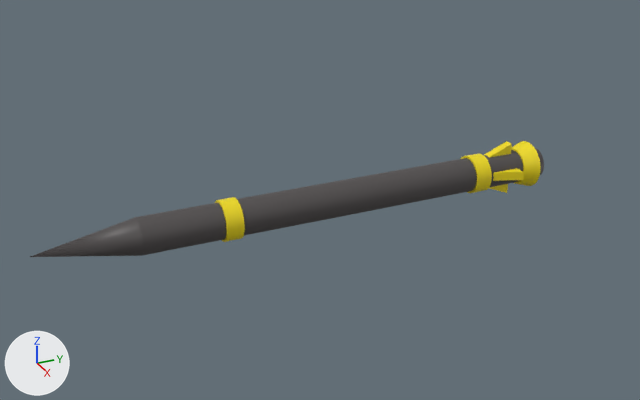
What one commit did to the OBJ model project/resources/3dModels/missile/missile.obj.
Both versions are drawn from a 50 mm camera at (3.69, -1.88, 1.86) aimed at (-0.07, -0.18, -0.02). Every picture has the same lights, and +X, +Y and +Z are marked at lower left. The older version comes first. Where no turn or scale is listed for an object, it has been applied to the vertices.

Script lines for the objects in view, before the commit:
```python
me_円柱_006 = bpy.data.meshes.new('円柱.006')
me_円柱_006.from_pydata(...)  # 377 vertices, 714 faces; spans x -0.15..0.15, y -1.63..1.09, z -0.15..0.14
# faces by material slot: [404, 310]
me_円柱_006.materials.append(mat_マテリアル_001)  # picture img_yellow_png
me_円柱_006.materials.append(mat_マテリアル)  # picture img_gray_png
ob_円柱_006 = bpy.data.objects.new('円柱.006', me_円柱_006)
ob_円柱_006.location = (0.0, 0.0, 0.0)
```
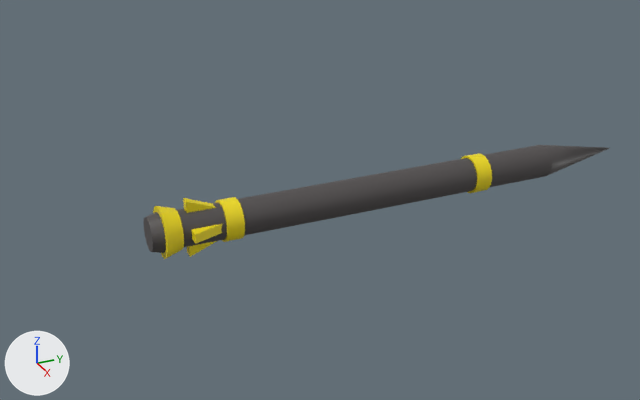
Boxes [x1, y1, x2, y2] around the edits, measured in the pictures (640 x 400 px; the box of a moved part takes in the faces that stretch with it):
'円柱.006', reshaped (10% narrower): before [30, 141, 544, 257]; after [144, 145, 609, 259]
part 1 of me_円柱_006, moved or reshaped (not visible before): after [191, 224, 223, 244]
part 2 of me_円柱_006, moved or reshaped: before [484, 141, 512, 158]; after [183, 198, 217, 213]
part 3 of me_円柱_006, moved or reshaped: before [511, 141, 541, 186]; after [153, 206, 184, 259]
part 4 of me_円柱_006, moved or reshaped: before [489, 184, 508, 193]; after [187, 241, 217, 257]
part 5 of me_円柱_006, moved or reshaped (not visible afterwards): before [493, 168, 524, 181]
part 6 of me_円柱_006, moved or reshaped: before [30, 217, 143, 257]; after [543, 145, 609, 176]
part 7 of me_円柱_006, moved or reshaped (mostly hidden before): before [535, 148, 544, 175]; after [144, 212, 166, 253]
part 8 of me_円柱_006, moved or reshaped: before [135, 150, 523, 255]; after [177, 145, 552, 247]

Patch to the scene script:
```diff
--- a/project/resources/3dModels/missile/missile.obj.py
+++ b/project/resources/3dModels/missile/missile.obj.py
@@ me_円柱_006 @@
 # used by ob_円柱_006; location = (0.0, 0.0, 0.0)
-me_円柱_006.from_pydata(...)  # 377 vertices, 714 faces; spans x -0.15..0.15, y -1.63..1.09, z -0.15..0.14
+me_円柱_006.from_pydata(...)  # 377 vertices, 714 faces; spans x -0.15..0.15, y -1.09..1.63, z -0.15..0.14
+# me_円柱_006 part 1: the loose piece of 6 vertices spanning x -0.15..-0.09, y 0.76..0.91, z -0.02..0.03 is turned -180 degrees about the z axis through the mesh origin
+# me_円柱_006 part 2: the loose piece of 6 vertices spanning x -0.02..0.02, y 0.76..0.91, z 0.08..0.14 is turned -180 degrees about the z axis through the mesh origin
+# me_円柱_006 part 3: the loose piece of 64 vertices spanning x -0.13..0.13, y 0.95..1.03, z -0.13..0.13 is turned 180 degrees about the z axis through the mesh origin
+# me_円柱_006 part 4: the loose piece of 6 vertices spanning x -0.02..0.02, y 0.76..0.91, z -0.15..-0.09 is turned 180 degrees about the z axis through the mesh origin
+# me_円柱_006 part 5: the loose piece of 6 vertices spanning x 0.09..0.15, y 0.76..0.91, z -0.02..0.03 is turned 180 degrees about the z axis through the mesh origin
+# me_円柱_006 part 6: the loose piece of 33 vertices spanning x -0.09..0.09, y -1.63..-1.14, z -0.09..0.09 is turned -180 degrees about the z axis through the mesh origin
+# me_円柱_006 part 7: the loose piece of 64 vertices spanning x -0.1..0.1, y 1.01..1.09, z -0.1..0.1 is turned -180 degrees about the z axis through the mesh origin
+# me_円柱_006 part 8: the loose piece of 64 vertices spanning x -0.09..0.09, y -1.14..1.01, z -0.09..0.09 is turned 180 degrees about the z axis through the mesh origin
+# other edits to the shape of me_円柱_006 do not show in these pictures
 me_円柱_006.materials.append(mat_マテリアル_001)
```
